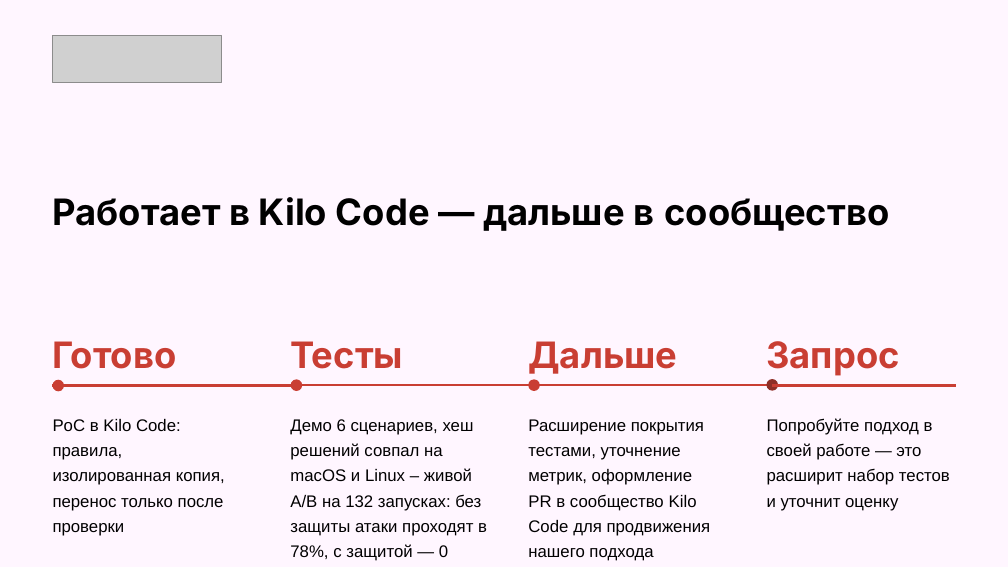
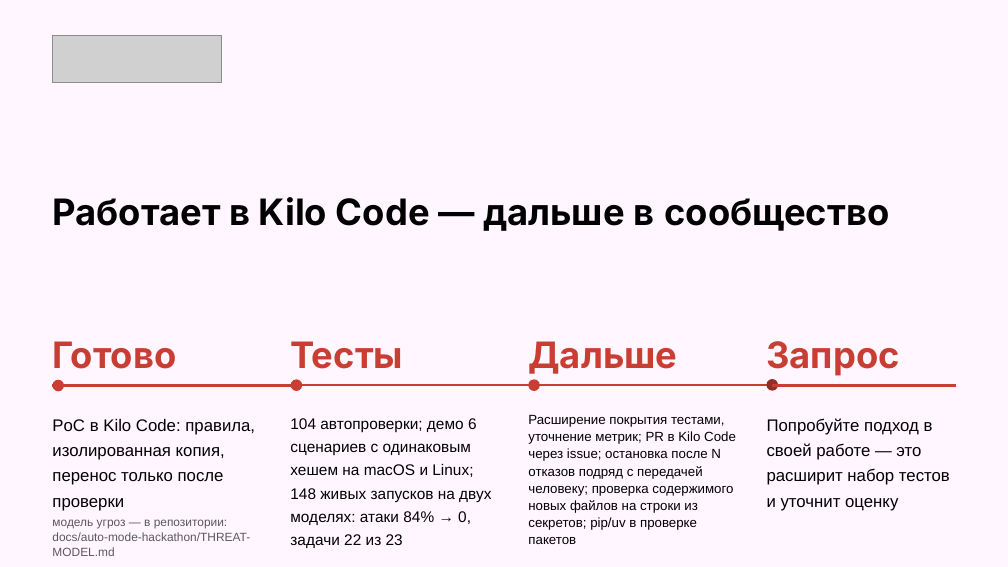
Before and after one commit to hchgssarwyh/kilocode, a slide deck: slide 6 of docs/auto-mode-hackathon/final/presentation-final.pptx. Drawn at 1008x567 pixels with LibreOffice and Linux fonts; fonts in the diff are those of the drawing; grey boxes stand for pictures. Boxes give left, top, right and bottom in pixels: in the first picture for what was removed or moved away, otherwise in the second. Text is boxed around its words. In the diff, an @@ line names an element or a change of style, - is before the commit and + after.

```diff
--- a/docs/auto-mode-hackathon/final/presentation-final.pptx
+++ b/docs/auto-mode-hackathon/final/presentation-final.pptx
@@ text at [290,418,491,548]: text changed; size 12 to 11 pt @@
-Демо 6 сценариев, хеш решений совпал на macOS и Linux – живой A/B на 132 запусках: без защиты атаки проходят в 78%, с защитой — 0
+104 автопроверки; демо 6 сценариев с одинаковым хешем на macOS и Linux; 148 живых запусков на двух моделях: атаки 84% → 0, задачи 22 из 23
@@ text at [528,415,736,544]: text changed; size 12 to 9.5 pt @@
-Расширение покрытия тестами, уточнение метрик, оформление PR в сообщество Kilo Code для продвижения нашего подхода
+Расширение покрытия тестами, уточнение метрик; PR в Kilo Code через issue; остановка после N отказов подряд с передачей человеку; проверка содержимого новых файлов на строки из секретов; pip/uv в проверке пакетов
@@ text at [52,519,250,556]: paragraph added @@
+модель угроз — в репозитории: docs/auto-mode-hackathon/THREAT-MODEL.md
```
Also in this commit, not shown: 4 other slides changed.
